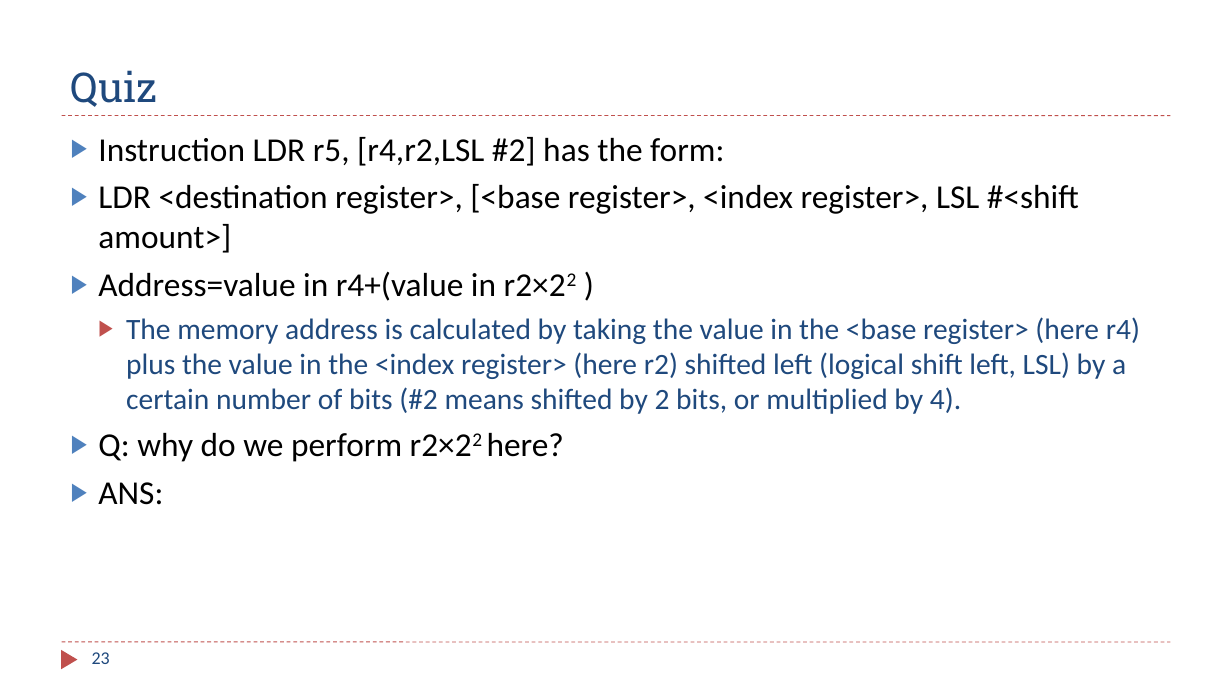
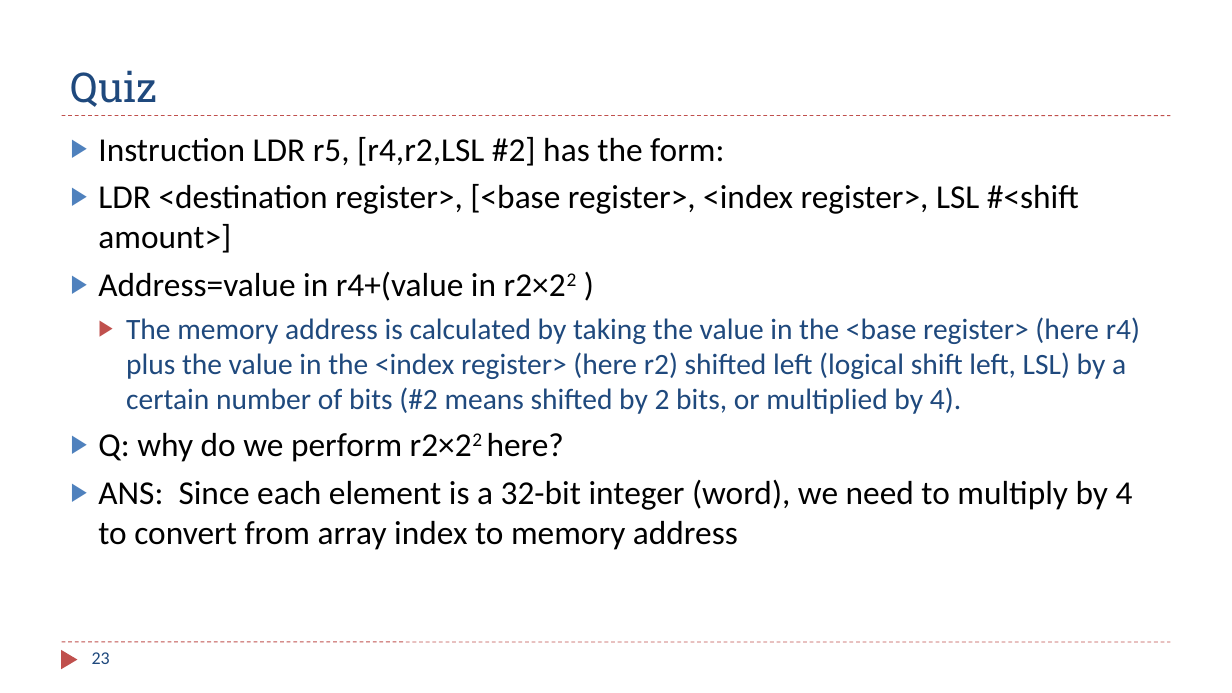
Before and after one commit to guhofstra/CSC111Fa25, a slide deck: slide 23 of PPTs/Ch7_Structured_Programming.pptx. Drawn at 1232x693 pixels with LibreOffice and Linux fonts; fonts in the diff are those of the drawing. Boxes give left, top, right and bottom in pixels: in the first picture for what was removed or moved away, otherwise in the second. Text is boxed around its words. In the diff, an @@ line names an element or a change of style, - is before the commit and + after.

```diff
--- a/PPTs/Ch7_Structured_Programming.pptx
+++ b/PPTs/Ch7_Structured_Programming.pptx
@@ text at bbox=[98, 480, 1133, 550]: text changed @@
-▶ ANS:
+▶ ANS: Since each element is a 32-bit integer (word), we need to multiply by 4 to convert from array index to memory address
```
Also in this commit, not shown: 3 other slides changed, 3 other files.
